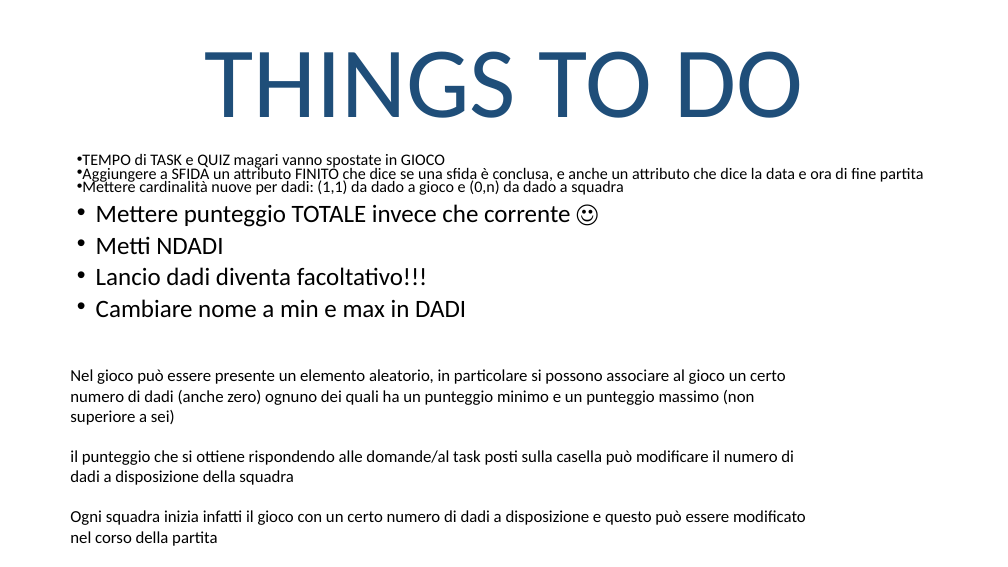
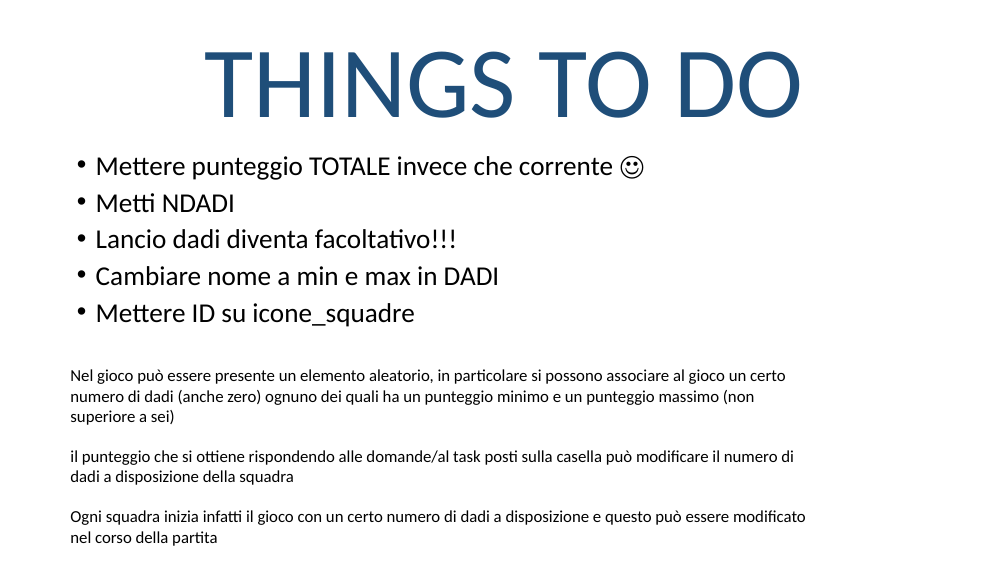
Before and after one commit to DavideGit-cs/BD_Progetto_Gruppo11, a slide deck: slide 21 of Vincoli_Domini_BDProgetto_finale.pptx. Drawn at 1008x567 pixels with LibreOffice and Linux fonts; fonts in the diff are those of the drawing. Boxes give left, top, right and bottom in pixels: in the first picture for what was removed or moved away, otherwise in the second. Text is boxed around its words. In the diff, an @@ line names an element or a change of style, - is before the commit and + after.

```diff
--- a/Vincoli_Domini_BDProgetto_finale.pptx
+++ b/Vincoli_Domini_BDProgetto_finale.pptx
@@ text at (82, 154, 924, 195): paragraphs removed @@
-• TEMPO di TASK e QUIZ magari vanno spostate in GIOCO
-• Aggiungere a SFIDA un attributo FINITO che dice se una sfida è conclusa, e anche un attributo che dice la data e ora di fine partita
-• Mettere cardinalità nuove per dadi: (1,1) da dado a gioco e (0,n) da dado a squadra
@@ text at (96, 156, 613, 286): size 23.8 to 25.9 pt in "Mettere punteggio TOTALE invece che corrente ☺", "Metti NDADI", "Lancio dadi diventa facoltativo!!!", "Cambiare nome a min e max in ..."; line spacing 0.7 to 0.8 @@
@@ text at (96, 303, 414, 327): paragraph added @@
+• Mettere ID su icone_squadre
```
Also in this commit, not shown: 10 other slides changed, 1 other file.
